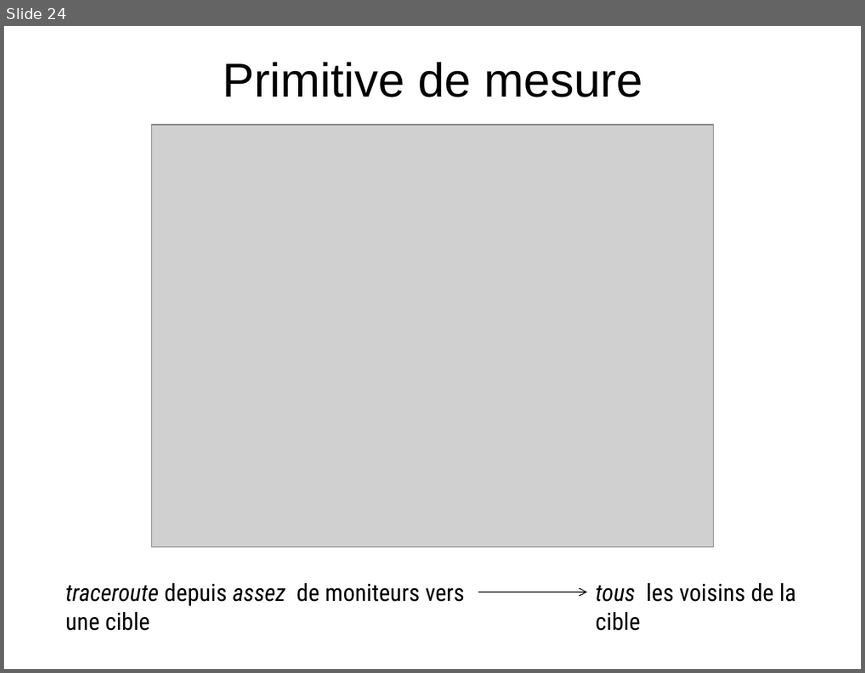
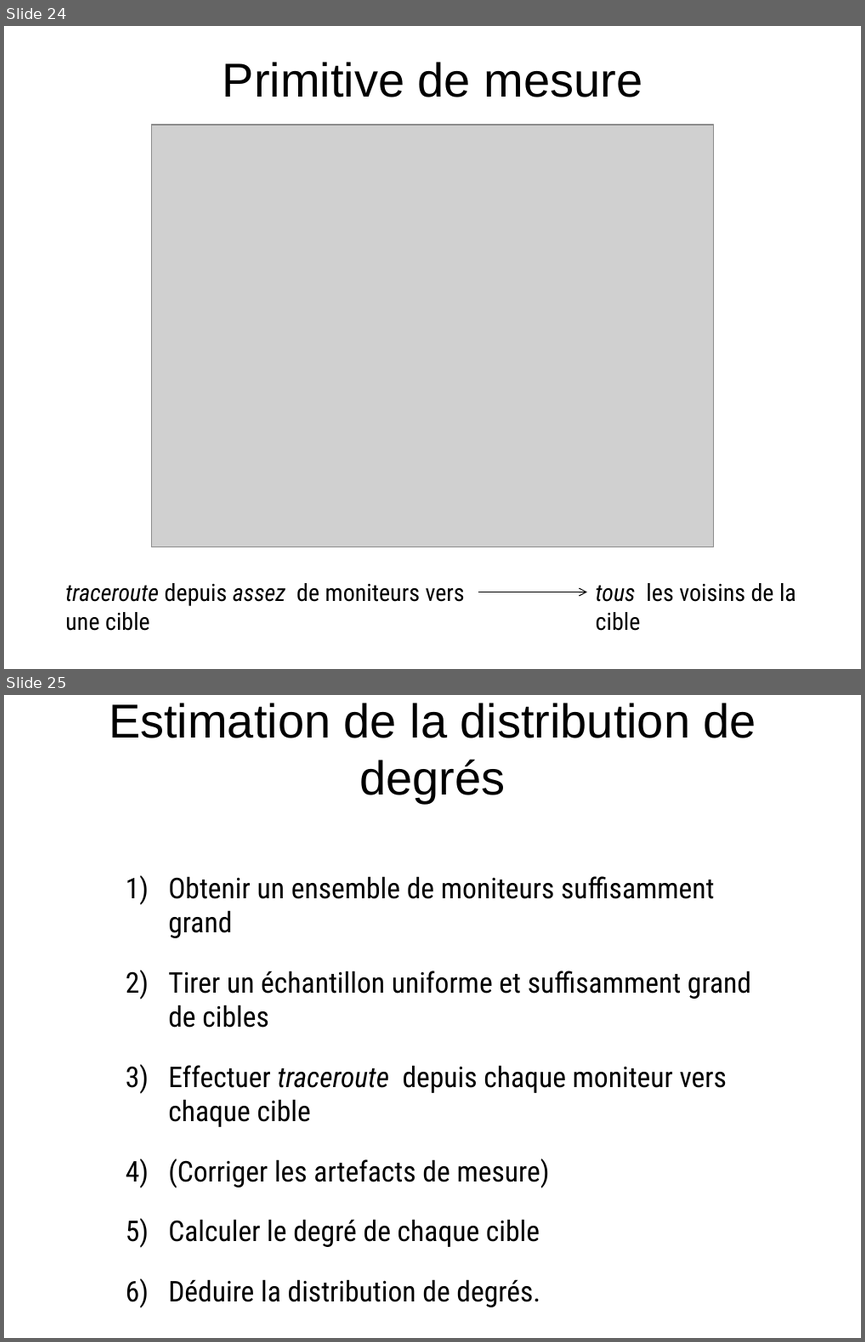
Before and after one commit to elierotenberg/my-thesis, a slide deck: slides.pptx. Shown one above the other, each under a label of ours: slide 24 before the commit, slides 24 and 25 after it. The pictures are 865x673 and 865x1342 pixels, drawn with LibreOffice and Linux fonts; fonts in the diff are those of the drawing; grey boxes stand for pictures. Boxes give left, top, right and bottom in pixels: in the first picture for what was removed or moved away, otherwise in the second. Text is boxed around its words. In the diff, an @@ line names an element or a change of style, - is before the commit and + after.

```diff
--- a/slides.pptx
+++ b/slides.pptx
@@ slide 25 added at [4,695,861,1338], background #FFFFFF @@
@@ title added at [109,703,756,803], 40 pt, text #000000 @@
+Estimation de la distribution de degrés
@@ text added at [168,876,751,1307], 24 pt, text #000000 @@
+1) Obtenir un ensemble de moniteurs suffisamment grand
+2) Tirer un échantillon uniforme et suffisamment grand de cibles
+3) Effectuer traceroute depuis chaque moniteur vers chaque cible
+4) (Corriger les artefacts de mesure)
+5) Calculer le degré de chaque cible
+6) Déduire la distribution de degrés.
```
Also in this commit, not shown: 2 slides changed, 25 other slides added, 4 other files.
